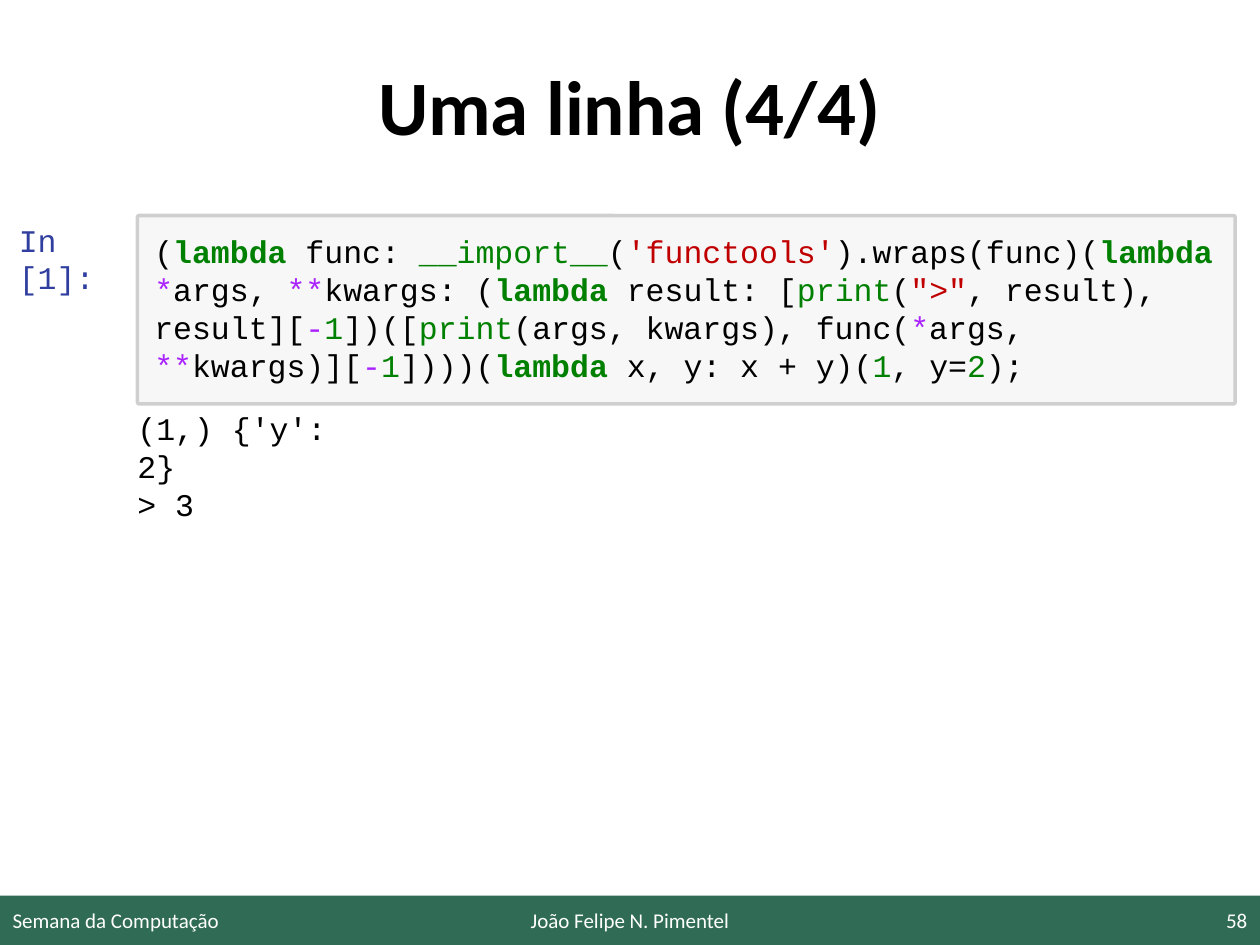
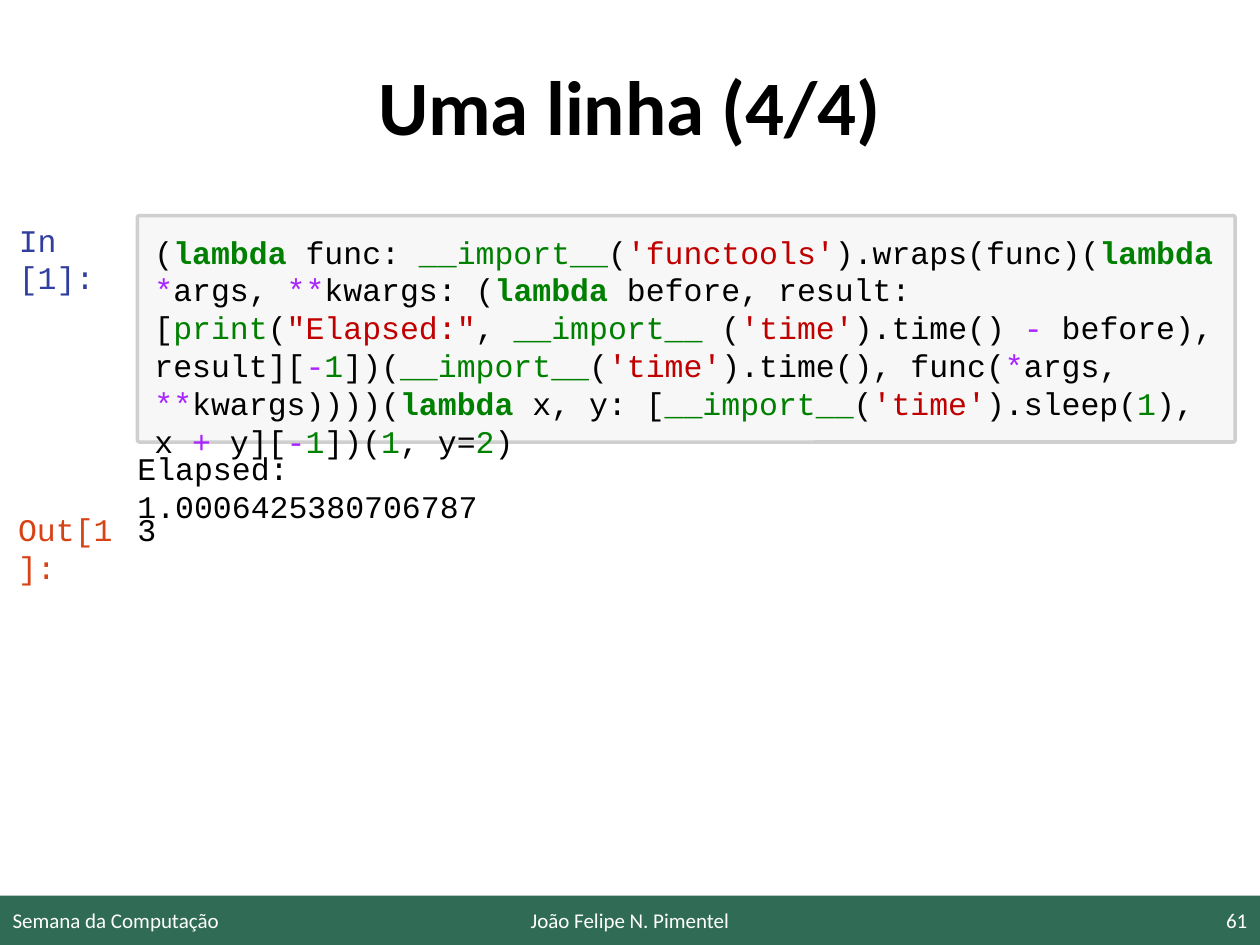
Before and after one commit to JoaoFelipe/presentations, a slide deck: slide 61 of 20191017_SC_UFF/umalinha.pptx (slide 58 before the commit). Drawn at 1260x945 pixels with LibreOffice and Linux fonts; fonts in the diff are those of the drawing; background and template pictures are left out. Boxes give left, top, right and bottom in pixels: in the first picture for what was removed or moved away, otherwise in the second. Text is boxed around its words. In the diff, an @@ line names an element or a change of style, - is before the commit and + after.

```diff
--- a/20191017_SC_UFF/umalinha.pptx
+++ b/20191017_SC_UFF/umalinha.pptx
@@ rounded rectangle "(lambda func: __import__('functools').wraps(func)(lambda *ar ...": place and size @@
-rounded rectangle "(lambda func: __import__('functools').wraps(func)(lambda *ar ..." at <box>137,215,1235,403</box>
+rounded rectangle "(lambda func: __import__('functools').wraps(func)(lambda *ar ..." at <box>137,215,1235,442</box>
@@ text in rounded rectangle at <box>154,241,1213,462</box>: text changed @@
-(lambda func: __import__('functools').wraps(func)(lambda *args, **kwargs: (lambda result: [print(">", result), result][-1])([print(args, kwargs), func(*args, **kwargs)][-1])))(lambda x, y: x + y)(1, y=2);
+(lambda func: __import__('functools').wraps(func)(lambda *args, **kwargs: (lambda before, result: [print("Elapsed:", __import__ ('time').time() - before), result][-1])(__import__('time').time(), func(*args, **kwargs))))(lambda x, y: [__import__('time').sleep(1), x + y][-1])(1, y=2)
@@ text removed at <box>137,418,326,517</box> @@
-(1,) {'y': 2}
-> 3
@@ text added at <box>137,457,477,527</box>, 18 pt, text #000000 @@
+Elapsed: 1.0006425380706787
@@ text added at <box>18,518,112,548</box>, 18 pt, text #D84315 @@
+Out[1]:
@@ text added at <box>137,520,156,542</box>, 18 pt, text #000000 @@
+3
@@ page number at <box>1226,914,1247,928</box>: text changed @@
-58
+61
```
Also in this commit, not shown: 45 other slides changed, 16 slides added, 2 slides removed, 2 other files.
